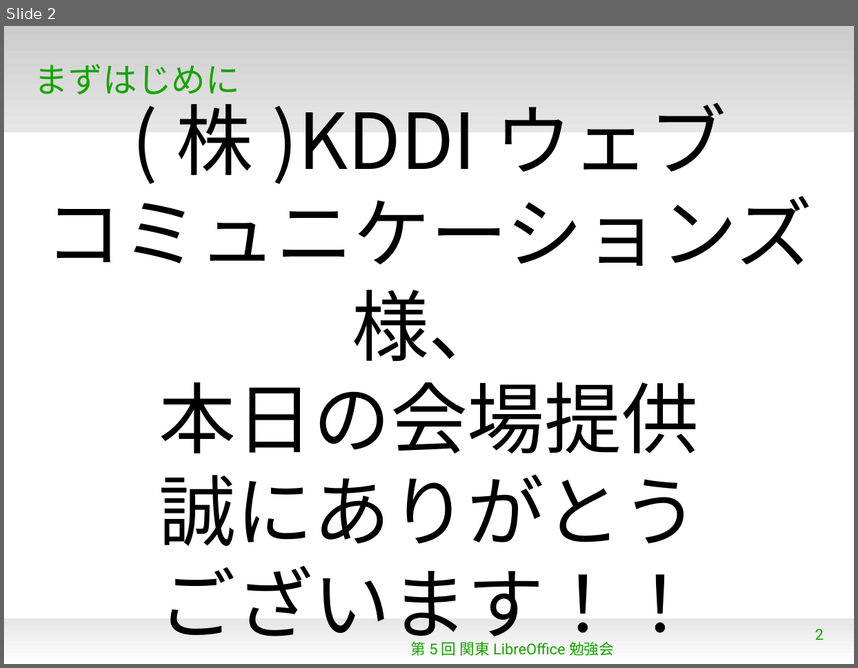
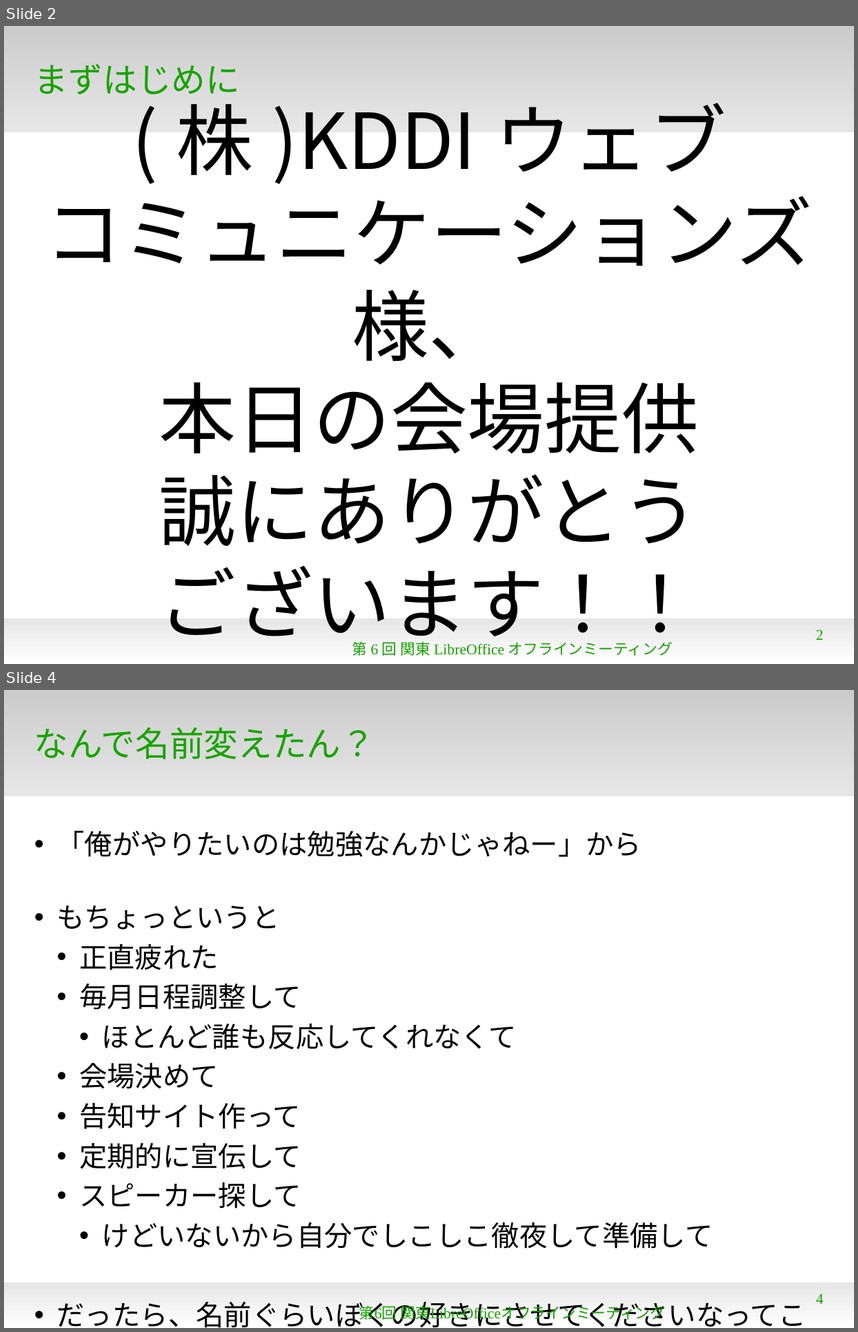
Before and after one commit to naruoga/KantoLibreOffice, a slide deck: Jun2013/OpeningTalk.odp. Shown one above the other, each under a label of ours: slide 2 before the commit, slides 2 and 4 after it; the slides between them are not shown. The pictures are 858x668 and 858x1332 pixels, drawn with LibreOffice and Linux fonts; fonts in the diff are those of the drawing; background and template pictures are left out. Boxes give left, top, right and bottom in pixels: in the first picture for what was removed or moved away, otherwise in the second. Text is boxed around its words. In the diff, an @@ line names an element or a change of style, - is before the commit and + after.

```diff
--- a/Jun2013/OpeningTalk.odp
+++ b/Jun2013/OpeningTalk.odp
@@ slide 4 added at [4,690,854,1328], background #FFFFFF; not listed: 2 template elements that a slide beside it also shows @@
@@ title added at [34,727,375,759], 32 pt, text #18A303 @@
+なんで名前変えたん？
@@ text added at [57,831,806,1328], 26 pt, text #000000 @@
+• 「俺がやりたいのは勉強なんかじゃねー」から
+• もちょっというと
+  • 正直疲れた
+  • 毎月日程調整して
+    • ほとんど誰も反応してくれなくて
+  • 会場決めて
+  • 告知サイト作って
+  • 定期的に宣伝して
+  • スピーカー探して
+    • けどいないから自分でしこしこ徹夜して準備して
+• だったら、名前ぐらいぼくの好きにさせてくださいなってことで
@@ text added at [359,1303,665,1321], 14 pt, text #18A303 @@
+第6回 関東LibreOfficeオフラインミーティング
@@ page number added at [816,1293,824,1303], 14 pt, text #18A303 @@
+4
@@ slide 2 changed as well @@
@@ page number at [816,629,824,639]: font Roboto to Times New Roman @@
@@ text at [352,641,430,655]: text changed; font Roboto to Times New Roman @@
-第5回 関東LibreOffice勉強会
+第6回 関東LibreOfficeオフラインミーティング
```
Also in this commit, not shown: 9 other slides changed, 3 other slides added, 2 slides removed.
